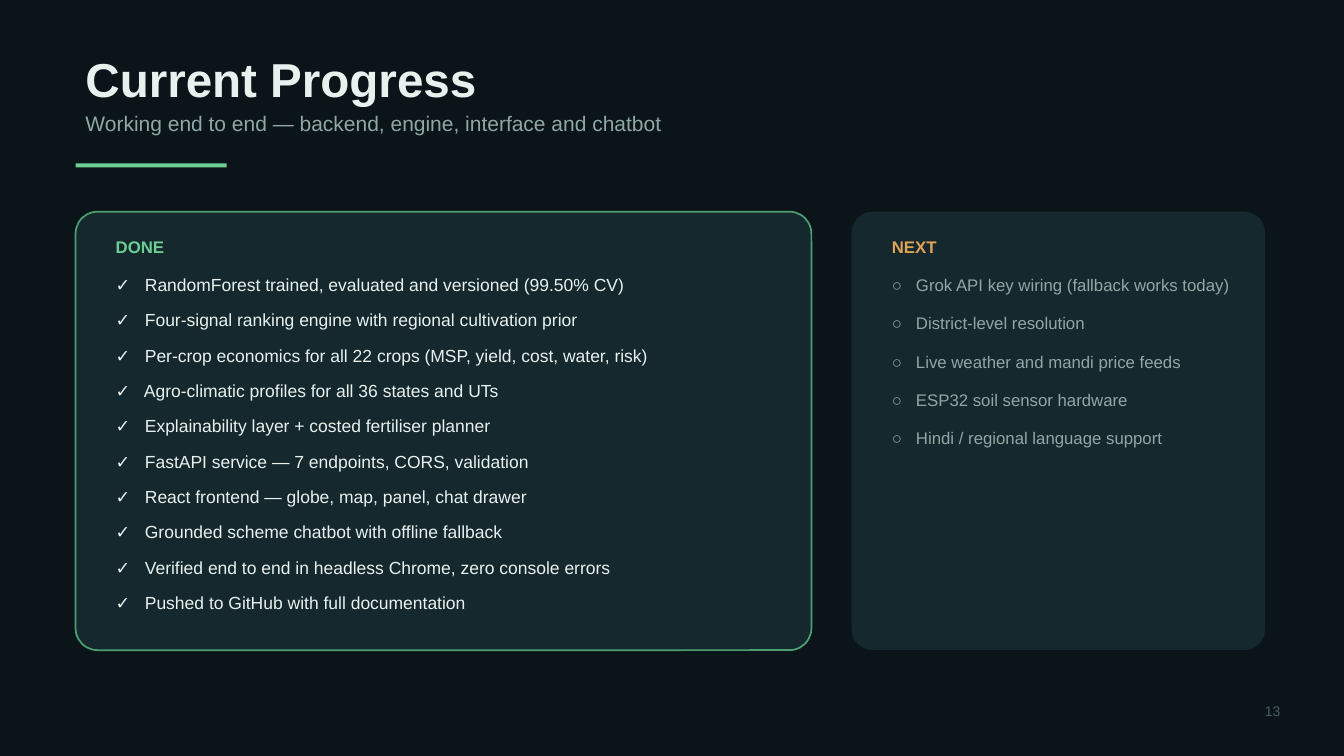
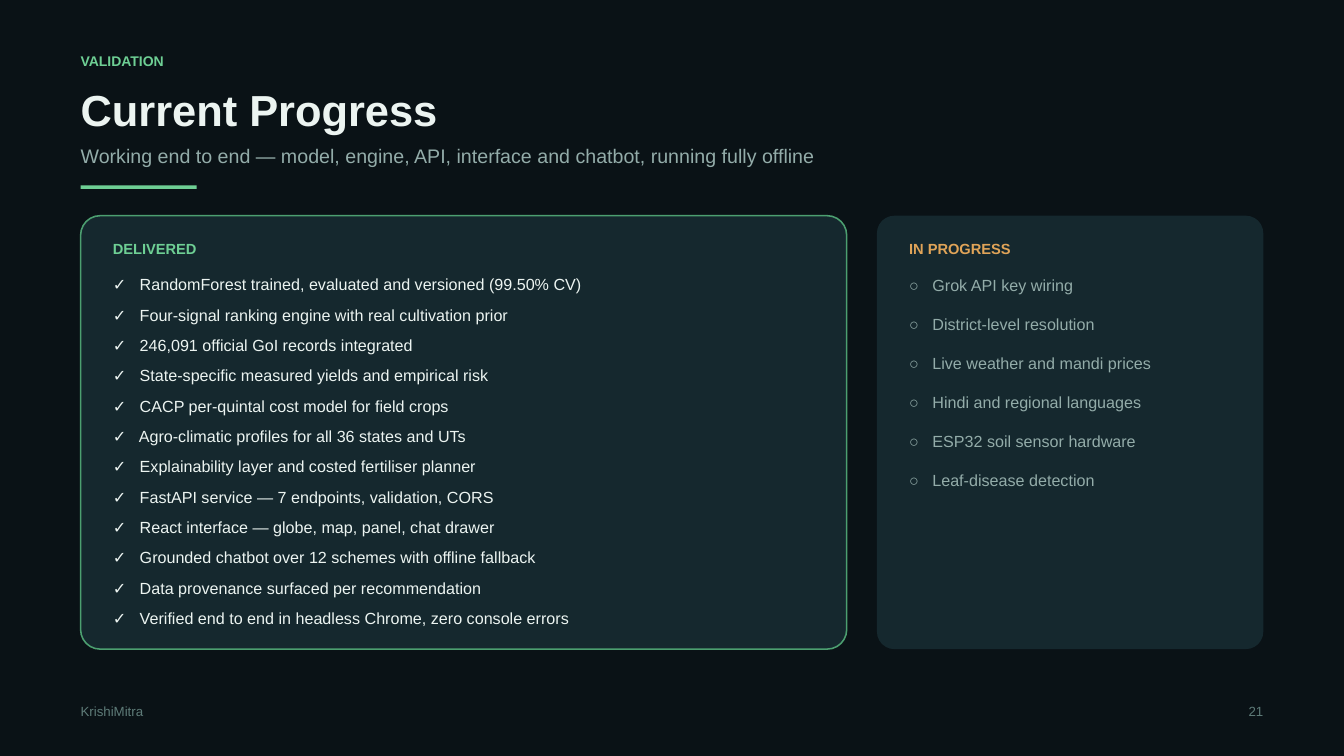
Before and after one commit to RatnamOjha/cerealia, a slide deck: slide 22 of docs/KrishiMitra_Project_Review.pptx (slide 14 before the commit). Drawn at 1344x756 pixels with LibreOffice and Linux fonts; fonts in the diff are those of the drawing. Boxes give left, top, right and bottom in pixels: in the first picture for what was removed or moved away, otherwise in the second. Text is boxed around its words. In the diff, an @@ line names an element or a change of style, - is before the commit and + after.

Commit message:
Rebuild deck around the real data; update docs
28 slides in five parts: motivation, the system, the product, validation
and future scope. Adds the data foundation, what real data changed, the
full feature set, engineering findings and how the idea scales beyond a
single farmer.

Fixed the layout on a real column grid - several columns previously ran
past the right margin and one slide overflowed the bottom edge. Every
shape is now verified inside the safe area, and estimated text height is
checked against box height.

```diff
--- a/docs/KrishiMitra_Project_Review.pptx
+++ b/docs/KrishiMitra_Project_Review.pptx
@@ rectangle at box(0, 0, 1344, 756): fill #0B1418 to #0A1216 @@
@@ text added at box(81, 56, 164, 66), 10 pt, text #6ECF94, bold @@
+VALIDATION
@@ text added at box(81, 95, 437, 134), 31 pt, text #ECF4F1, bold @@
+Current Progress
@@ text at box(81, 149, 814, 167): text changed; size 15 to 14 pt; text colour #8FA8A5 to #93ACA9 @@
-Current Progress
-Working end to end — backend, engine, interface and chatbot
+Working end to end — model, engine, API, interface and chatbot, running fully offline
@@ rectangle: place and size @@
-rectangle at box(76, 163, 227, 167)
+rectangle at box(81, 186, 197, 189)
@@ rounded rectangle: place and size @@
-rounded rectangle at box(76, 212, 812, 650)
+rounded rectangle at box(81, 216, 847, 649)
@@ rounded rectangle at box(81, 216, 847, 649): outline #4C9F70 1.25 pt to #4C9F70 1.1 pt; proportions changed @@
@@ rounded rectangle: place and size @@
-rounded rectangle at box(852, 212, 1265, 650)
+rounded rectangle at box(877, 216, 1263, 649)
@@ rounded rectangle at box(877, 216, 1263, 649): proportions changed @@
@@ text at box(113, 244, 197, 254): text changed; size 12 to 10.5 pt @@
-DONE
+DELIVERED
@@ text at box(909, 243, 1073, 295): text changed; size 12 to 11.5 pt; text colour #8FA8A5 to #93ACA9 @@
-NEXT
-○ Grok API key wiring (fallback works today)
+IN PROGRESS
+○ Grok API key wiring
@@ text "IN PROGRESS": place and size @@
-text "IN PROGRESS" at box(892, 241, 1229, 448)
+text "IN PROGRESS" at box(909, 243, 1151, 486)
@@ text at box(139, 278, 582, 626): size 12.5 to 11.5 pt, text colour #E8F1EE to #ECF4F1 in "✓ RandomForest trained, evaluated and versioned (99.50% ...", "✓ Agro-climatic profiles for all 36 states ...", "✓ Verified end to end in headless ..."; line spacing 1.15 to 1.1; less space between paragraphs @@
@@ text at box(140, 309, 508, 416): text changed; size 12.5 to 11.5 pt; text colour #E8F1EE to #ECF4F1 @@
-✓ Four-signal ranking engine with regional cultivation prior
-✓ Per-crop economics for all 22 crops (MSP, yield, cost, water, risk)
+✓ Four-signal ranking engine with real cultivation prior
+✓ 246,091 official GoI records integrated
+✓ State-specific measured yields and empirical risk
+✓ CACP per-quintal cost model for field crops
@@ text at box(932, 318, 1136, 447): size 12 to 11.5 pt, text colour #8FA8A5 to #93ACA9 in "○ District-level resolution", "○ ESP32 soil sensor hardware"; line spacing 1.2 to 1.15; more space between paragraphs @@
@@ text at box(932, 357, 1151, 412): text changed; size 12 to 11.5 pt; text colour #8FA8A5 to #93ACA9 @@
-○ Live weather and mandi price feeds
+○ Live weather and mandi prices
+○ Hindi and regional languages
@@ text at box(140, 460, 536, 598): text changed; size 12.5 to 11.5 pt; text colour #E8F1EE to #ECF4F1 @@
-✓ Explainability layer + costed fertiliser planner
-✓ FastAPI service — 7 endpoints, CORS, validation
-✓ React frontend — globe, map, panel, chat drawer
-✓ Grounded scheme chatbot with offline fallback
+✓ Explainability layer and costed fertiliser planner
+✓ FastAPI service — 7 endpoints, validation, CORS
+✓ React interface — globe, map, panel, chat drawer
+✓ Grounded chatbot over 12 schemes with offline fallback
+✓ Data provenance surfaced per recommendation
@@ text at box(932, 474, 1094, 486): text changed; size 12 to 11.5 pt; text colour #8FA8A5 to #93ACA9 @@
-○ Hindi / regional language support
+○ Leaf-disease detection
@@ text at box(145, 596, 466, 609): paragraph removed @@
-✓ Pushed to GitHub with full documentation
@@ text added at box(81, 706, 144, 716), 9.5 pt, text #5E7B78 @@
+KrishiMitra
@@ text added at box(1249, 707, 1264, 716), 9.5 pt, text #5E7B78 @@
+21
@@ text removed at box(1265, 706, 1281, 716) @@
-13
```
Also in this commit, not shown: 10 other slides changed, 17 slides added, 7 slides removed, 3 other files.
